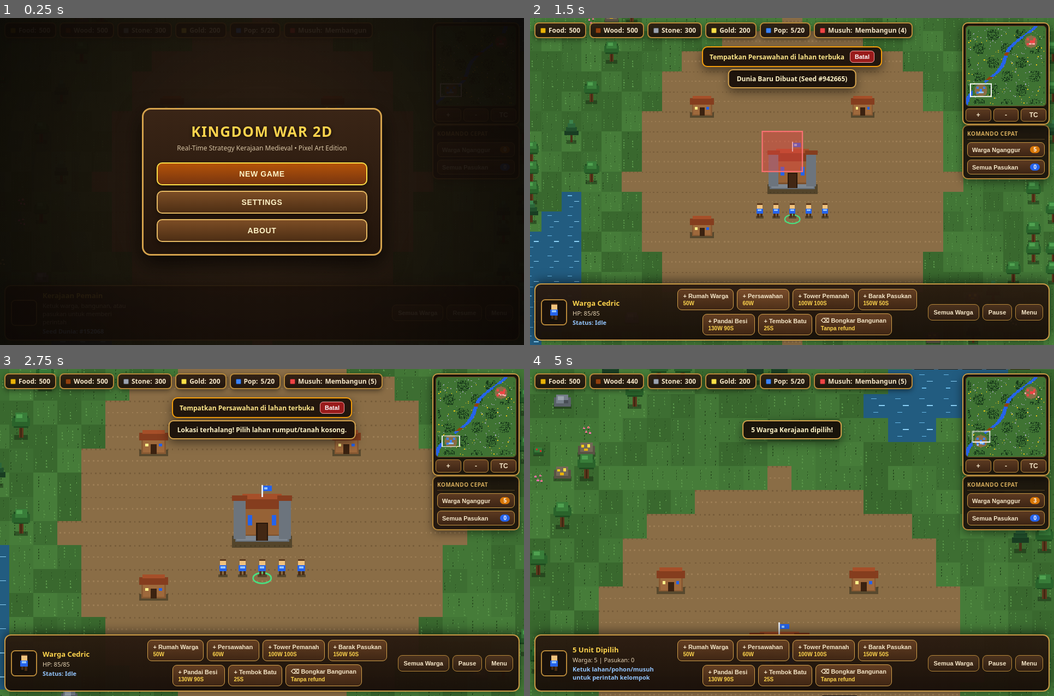
Above: before the commit, frames 1-4 (two rows, left to right).
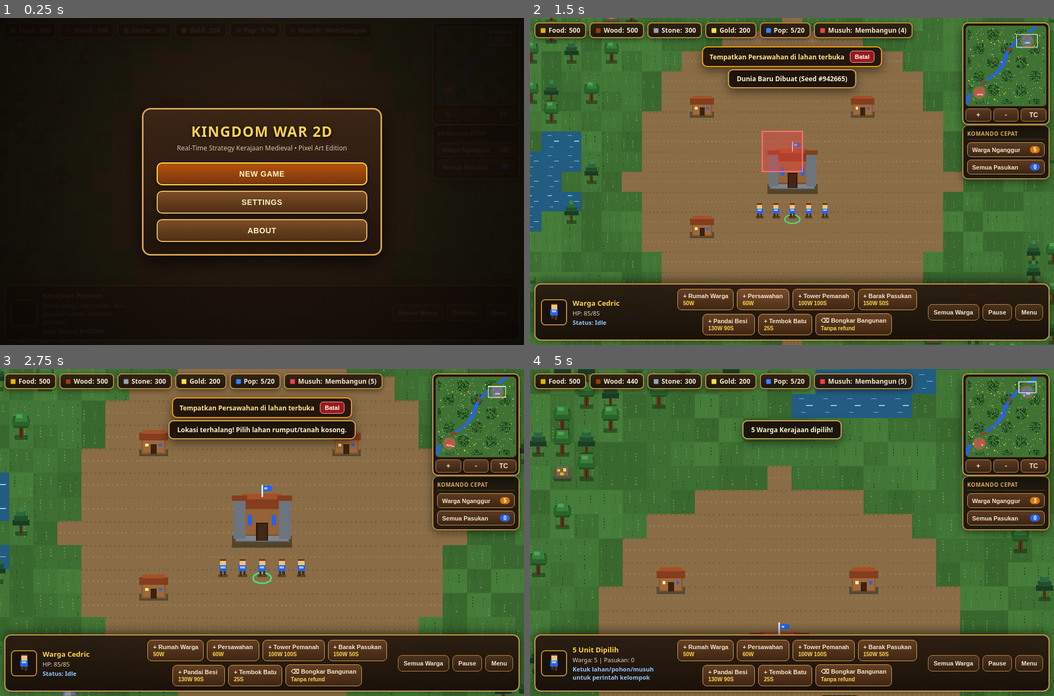
Above: after the commit, the same moments.

Repository: vexelkang-cell/gamepai
Game: browser game, page games/kingdom-war-2d/index.html
Two runs of this game, one before a commit and one after it. Both use one fixed random seed, a clock stepped at 60 frames per second and the inputs below.
Inputs (mouse positions are in pixels of both pictures, inside the frame that each line leads up to):
- Up to frame 1 (0.25 s): no input
- Up to frame 2 (1.5 s): click "NEW GAME" at 0.27 s; click (792, 214) at 1.07 s; click "+ Persawahan 60W" at 1.27 s
- Up to frame 3 (2.75 s): click (157, 499) at 1.67 s; click "+" at 1.87 s; press the mouse at (366, 483) at 2.27 s; release the mouse at (262, 467) at 2.4 s; click "TC" at 2.47 s
- Up to frame 4 (5 s): click (870, 597) at 2.87 s; click "Warga Nganggur 4" at 3.07 s; click (661, 614) at 3.47 s; click "+ Tembok Batu 25S" at 3.67 s; press the mouse at (792, 467) at 4.07 s; release the mouse at (739, 646) at 4.2 s; click "⌫ Bongkar Bangunan Tanpa refu…" at 4.27 s; click (949, 548) at 4.67 s; click "Semua Warga" at 4.87 s

The runs differ from the first frame. In frame 2, 6.9% of the frame differs, in the area x 0-100%, y 0-100%; in frame 3, 2.4%; in frame 4, 7.0%.

Commit message:
Randomize kingdom starting locations and bridge layout

Diff:
--- a/games/kingdom-war-2d/index.html
+++ b/games/kingdom-war-2d/index.html
@@ -1420,8 +1420,13 @@
           }
         }
 
-        // 3. Buat 2 jembatan lebar (4 tile) di baris 34 dan 66 agar jalur selalu terhubung
-        const bridgeRows = [33, 34, 35, 36, 64, 65, 66, 67];
+        // 3. Posisi jembatan berubah setiap seed, tetapi selalu melintasi sungai.
+        const bridgeA = 25 + Math.floor(rand() * 11);
+        const bridgeB = 62 + Math.floor(rand() * 11);
+        const bridgeRows = [
+          bridgeA - 1, bridgeA, bridgeA + 1, bridgeA + 2,
+          bridgeB - 1, bridgeB, bridgeB + 1, bridgeB + 2
+        ];
         for (const r of bridgeRows) {
           for (let c = 0; c < this.cols; c++) {
             if (this.tiles[this.idx(c, r)] === 2) {
@@ -1430,9 +1435,15 @@
           }
         }
 
-        // 4. Area terbuka Kerajaan Pemain (Barat Daya: c=18, r=80) & Musuh (Timur Laut: c=81, r=19)
-        const pCenter = { c: 18, r: 80 };
-        const eCenter = { c: 81, r: 19 };
+        // 4. Lokasi markas diacak pada pasangan sudut berlawanan.
+        // Jarak antarkerajaan tetap jauh dan masing-masing punya ruang untuk berkembang.
+        const playerStartsSouthWest = rand() < 0.5;
+        const pCenter = playerStartsSouthWest
+          ? { c: 14 + Math.floor(rand() * 11), r: 75 + Math.floor(rand() * 11) }
+          : { c: 75 + Math.floor(rand() * 11), r: 14 + Math.floor(rand() * 11) };
+        const eCenter = playerStartsSouthWest
+          ? { c: 75 + Math.floor(rand() * 11), r: 14 + Math.floor(rand() * 11) }
+          : { c: 14 + Math.floor(rand() * 11), r: 75 + Math.floor(rand() * 11) };
         this.clearOpenArea(pCenter.c, pCenter.r, 11);
         this.clearOpenArea(eCenter.c, eCenter.r, 11);
 
